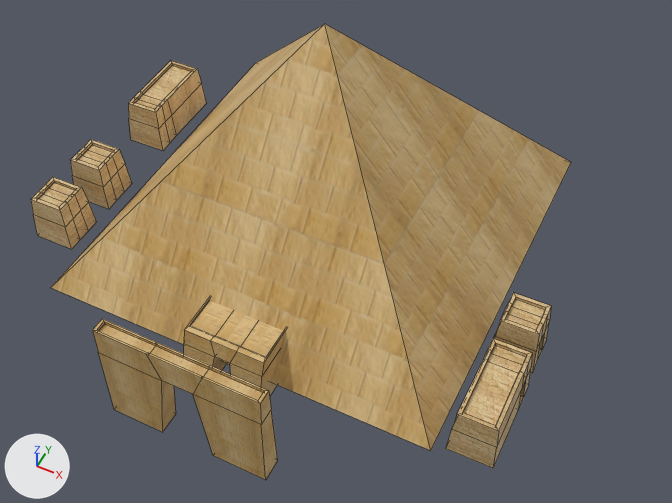
An edit to the Blender file Assets/StreamingAssets/Egyptian/Models/Pyramid.blend, drawn before and after from the same camera.
The view is the same before and after, from a 50 mm camera at (0.573, -1.102, 1.258) aimed at (0.091, -0.137, 0.052). Every picture has the same lights, and +X, +Y and +Z are marked at lower left. Mesh edges are drawn as thin lines.
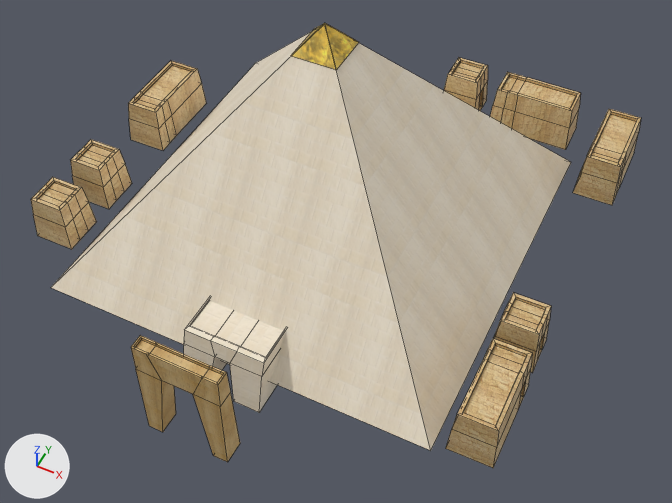
What differs and where, as boxes (x1, y1, x2, y2) in the pictures (672 x 503 px; the box of a moved part takes in the faces that stretch with it):
'Cube', recoloured, surface changed (brown to white)
    both: (51, 24, 571, 451)
'Cube.012', reshaped (41% narrower, 21% shorter)
    before: (92, 319, 278, 480)
    after: (131, 335, 240, 462)
'Cube.001', recoloured
    both: (184, 298, 286, 413)
'Cube.006', added (brown)
    after: (490, 72, 581, 150)
'Cube.007', added (brown)
    after: (573, 109, 641, 205)
'Cube.009', added (yellow)
    after: (291, 23, 359, 70)
'Cube.008', added (brown)
    after: (444, 58, 488, 111)
part 1 of me_cube, surface changed (brown to white)
    before: (51, 24, 571, 451)
    after: (51, 31, 571, 451)
part 2 of me_cube_013, moved or reshaped
    before: (193, 366, 278, 480)
    after: (193, 366, 240, 462)
part 3 of me_cube_013, moved or reshaped
    before: (92, 319, 163, 432)
    after: (131, 335, 163, 432)

The change, as a diff of the scene's bpy script:
```diff
--- a/Assets/StreamingAssets/Egyptian/Models/Pyramid.blend.py
+++ b/Assets/StreamingAssets/Egyptian/Models/Pyramid.blend.py
@@ img_egyptian_white_png @@
+img_egyptian_white_png = load_image('Egyptian White.png', 'Egyptian White.png', 128, 128, 'sRGB')
@@ img_egyptian_gold_png @@
+img_egyptian_gold_png = load_image('Egyptian Gold.png', 'Egyptian Gold.png', 128, 128, 'sRGB')
@@ mat_egyptian_white_png @@
+mat_egyptian_white_png = principled_material('Egyptian White.png')
+mat_egyptian_white_png.texture = img_egyptian_white_png
@@ mat_egyptian_gold_png @@
+mat_egyptian_gold_png = principled_material('Egyptian Gold.png')
+mat_egyptian_gold_png.texture = img_egyptian_gold_png
@@ me_cube_001 @@
 me_cube_001.from_pydata(...)  # 40 vertices, 38 faces; spans x -0.074..0.0711, y -0.075..0.0735, z -0.071..0.0367
-me_cube_001.materials.append(mat_egyptianbrick_png_001)  # picture img_egyptianbrick_png_001
+me_cube_001.materials.append(mat_egyptian_white_png)  # picture img_egyptian_white_png
@@ me_cube @@
 me_cube.from_pydata(...)  # 8 vertices, 6 faces; spans x -0.37..0.37, y -0.37..0.37, z -0.036..0.409
 # used by ob_cube; location = (0.005, -0.004, 0.0)
-me_cube.materials.append(mat_egyptianbrick_png)  # picture img_egyptianbrick_png
+# me_cube part 1: texture (UV) coordinates of 5 of 6 faces, centred in x -0.185..0.185, y -0.185..0.185, z -0.036..0.187, changed; they spanned u -1.0..2.0, v -1.0..2.0 and now span u -2.61..3.61, v -2.61..3.61
+me_cube.materials.append(mat_egyptian_white_png)  # picture img_egyptian_white_png
@@ me_cube_013 @@
 me_cube_013.from_pydata(...)  # 40 vertices, 38 faces; spans x -0.021..0.018, y -0.145..0.144, z -0.071..0.138
 # used by ob_cube_012; location = (0.013, -0.496, 0.0); rotation_euler = (0.0, 0.0, 1.571), in degrees (0, 0, 90)
+# me_cube_013 part 2: all 10 vertices in x -0.021..0.018, y -0.145..-0.14, z -0.071..0.138 are scaled about the mesh origin by (1, 0.519, 1)
+# me_cube_013 part 3: all 10 vertices in x -0.021..0.018, y 0.138..0.144, z -0.071..0.138 are scaled about the mesh origin by (1, 0.519, 1)
 me_cube_013.materials.append(mat_egyptianbrick_png_001)
@@ me_cube_009 @@
+me_cube_009.from_pydata(...)  # 8 vertices, 6 faces; spans x -0.0407..0.0407, y -0.0407..0.0407, z 0.3624..0.4114
+me_cube_009.materials.append(mat_egyptian_gold_png)  # picture img_egyptian_gold_png
@@ ob_cube_006 @@
+ob_cube_006 = bpy.data.objects.new('Cube.006', me_cube_003.copy())  # the mesh of ob_cube_003
+ob_cube_006.location = (0.225, 0.419, 0.0)
+ob_cube_006.rotation_euler = (0.0, 0.0, 3.156)  # degrees (0, 0, 181)
@@ ob_cube_007 @@
+ob_cube_007 = bpy.data.objects.new('Cube.007', me_cube_003.copy())  # the mesh of ob_cube_003
+ob_cube_007.location = (0.445, 0.307, 0.0)
+ob_cube_007.rotation_euler = (0.0, 0.0, 4.727)  # degrees (0, 0, 271)
@@ ob_cube_008 @@
+ob_cube_008 = bpy.data.objects.new('Cube.008', me_cube_024.copy())  # the mesh of ob_cube_022
+ob_cube_008.location = (0.115, 0.42, 0.0)
+ob_cube_008.rotation_euler = (0.0, 0.0, 1.586)  # degrees (0, 0, 91)
@@ ob_cube_009 @@
+ob_cube_009 = bpy.data.objects.new('Cube.009', me_cube_009)
+ob_cube_009.location = (0.005, -0.004, 0.0)
```
